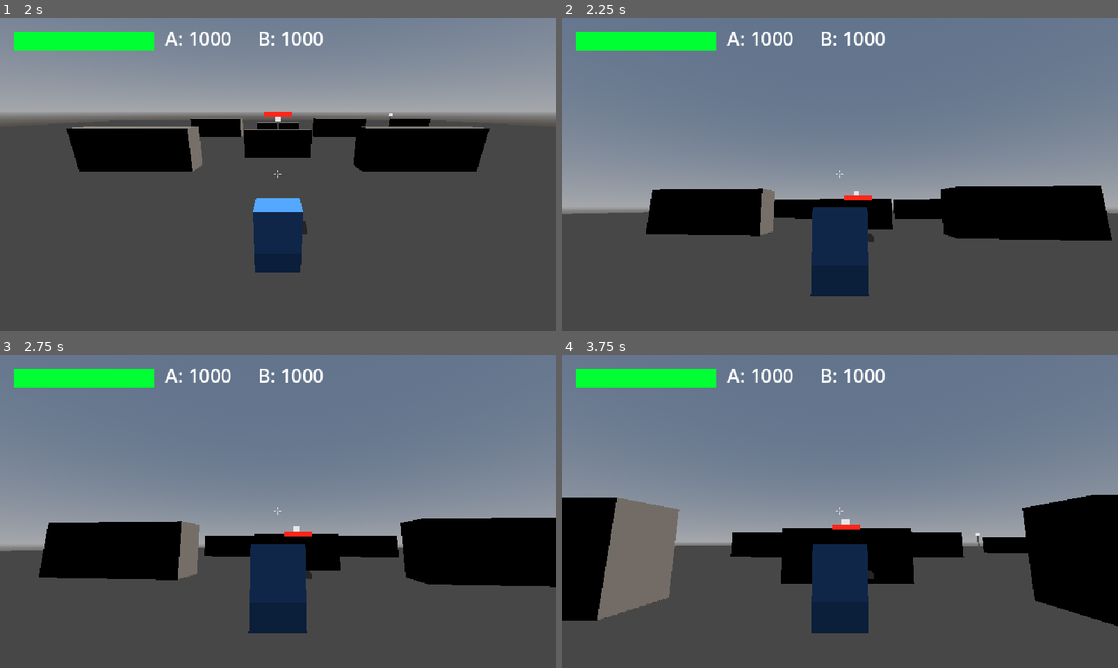
Above: before the commit, frames 1-4 (two rows, left to right).
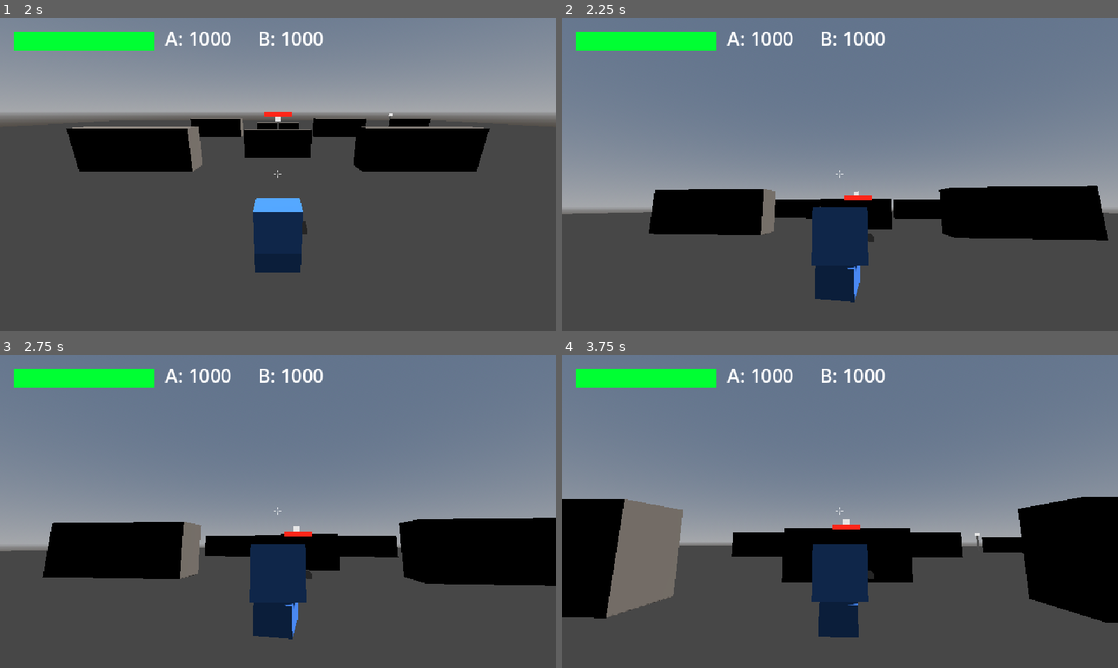
Above: after the commit, the same moments.

Repository: jonathandaley/Hardpoint
Game: Godot game, scene res://scenes/ui/TitleScreen.tscn
The game is run twice, just before and just after one commit, with the same random seed, the same clock (stepped at 60 frames per second) and the same inputs.
Inputs (mouse positions are in pixels of both pictures, inside the frame that each line leads up to):
- Up to frame 1 (2 s): tap Enter (ui_accept) at 0.5, 0.77 s; move the mouse to (400, 158) at 0.52 s; press the mouse at (400, 158) at 0.53 s; hold D (move_right) 0.53-1.25 s; release the mouse at (400, 158) at 1.25 s; click "FIND MATCH" at 1.25 s
- Up to frame 2 (2.25 s): tap Enter (ui_accept) at 2 s; move the mouse to (812, 174) at 2.02 s; hold W (move_forward) from 2.03 s (still down); right-click (812, 174) at 2.1 s
- Up to frame 3 (2.75 s): keep holding W (move_forward); tap Enter (ui_accept) at 2.27 s
- Up to frame 4 (3.75 s): keep holding W (move_forward); move the mouse to (851, 505) at 2.77 s; press the mouse at (851, 505) at 2.78 s; move the mouse to (834, 517) at 3.52 s; release the mouse at (834, 517) at 3.53 s; right-click (834, 517) at 3.6 s

Frame 1 is identical in both runs. In frame 2, 0.8% of the frame differs, in the area x 15-99%, y 53-91%; in frame 3, 0.9%; in frame 4, 1.7%, in the area x 0-100%, y 44-91%.

Commit message:
Add movement inertia and smooth leg rotation
turn_acceleration (m/s² per axis) replaces the instant velocity snap —
_handle_movement now uses move_toward toward the target velocity so
direction reversals have lag. leg_rotation_speed (rad/s) replaces
the look_at snap — _update_legs uses angle_difference + clamp so
legs track velocity direction at a fixed angular rate.

Both values live on MechDef and are applied by Arena._spawn_mechs,
so they're per-chassis and not hardcoded. Hippogriff defaults:
turn_acceleration=60, leg_rotation_speed=15.

Co-Authored-By: Claude Sonnet 4.6 <noreply@anthropic.com>

Diff:
--- a/resources/mechs/Hippogriff.tres
+++ b/resources/mechs/Hippogriff.tres
@@ -11,4 +11,6 @@
 walk_speed = 5.25
 has_shields = false
 hardpoint_count = 2
+turn_acceleration = 60.0
+leg_rotation_speed = 15.0
 scene = ExtResource("2")
--- a/scenes/arena/Arena.gd
+++ b/scenes/arena/Arena.gd
@@ -41,6 +41,8 @@
 	player_mech.rotation_degrees = Vector3(0, -90, 0)
 	player_mech.max_health = mech_def.max_health
 	player_mech.base_walk_speed = mech_def.walk_speed
+	player_mech.turn_acceleration = mech_def.turn_acceleration
+	player_mech.leg_rotation_speed = mech_def.leg_rotation_speed
 	add_child(player_mech)
 
 	bot_mech = mech_def.scene.instantiate()
@@ -49,6 +51,8 @@
 	bot_mech.team = 1
 	bot_mech.max_health = mech_def.max_health
 	bot_mech.base_walk_speed = mech_def.walk_speed
+	bot_mech.turn_acceleration = mech_def.turn_acceleration
+	bot_mech.leg_rotation_speed = mech_def.leg_rotation_speed
 	add_child(bot_mech)
 
 func _create_walls() -> void:
--- a/scripts/Mech.gd
+++ b/scripts/Mech.gd
@@ -20,6 +20,8 @@
 @export var base_reload_rate: float = 1.0
 @export var max_health: float = 100.0
 @export var team: int = 0
+@export var turn_acceleration: float = 60.0   # m/s² per axis — velocity direction change rate
+@export var leg_rotation_speed: float = 15.0  # rad/s — leg visual tracking speed
 
 var health: float = 0.0
 var _modifiers: Dictionary = {}
@@ -91,12 +93,16 @@
 		_handle_fire()
 
 	move_and_slide()
-	_update_legs()
+	_update_legs(delta)
 
-func _update_legs() -> void:
+func _update_legs(delta: float) -> void:
 	var horiz_vel := Vector3(velocity.x, 0.0, velocity.z)
 	if horiz_vel.length_squared() > 0.25:
-		legs.look_at(legs.global_position + horiz_vel.normalized(), Vector3.UP)
+		# Target Y angle: makes legs -Z face the velocity direction.
+		# atan2(vx, -vz) is the rotation.y that look_at() would produce.
+		var target_y := atan2(horiz_vel.x, -horiz_vel.z)
+		var diff := angle_difference(legs.rotation.y, target_y)
+		legs.rotation.y += clamp(diff, -leg_rotation_speed * delta, leg_rotation_speed * delta)
 
 func _handle_look() -> void:
 	var look: Vector2 = _input_source.get_look_delta()
@@ -117,8 +123,8 @@
 	var forward := -aim.z
 	var right := aim.x
 	var move_vec := (right * dir2d.x + forward * -dir2d.y).normalized()
-	velocity.x = move_vec.x * walk_speed
-	velocity.z = move_vec.z * walk_speed
+	velocity.x = move_toward(velocity.x, move_vec.x * walk_speed, turn_acceleration * delta)
+	velocity.z = move_toward(velocity.z, move_vec.z * walk_speed, turn_acceleration * delta)
 
 func _handle_fire() -> void:
 	if _input_source.is_firing_primary():
--- a/scripts/MechDef.gd
+++ b/scripts/MechDef.gd
@@ -10,4 +10,6 @@
 @export var walk_speed: float = 5.25
 @export var has_shields: bool = false
 @export var hardpoint_count: int = 2
-@export var scene: PackedScene           # mech scene to instantiate in Arena
+@export var turn_acceleration: float = 60.0   # m/s² per axis — how fast velocity changes direction
+@export var leg_rotation_speed: float = 15.0  # rad/s — how fast legs swing to match velocity
+@export var scene: PackedScene                 # mech scene to instantiate in Arena
